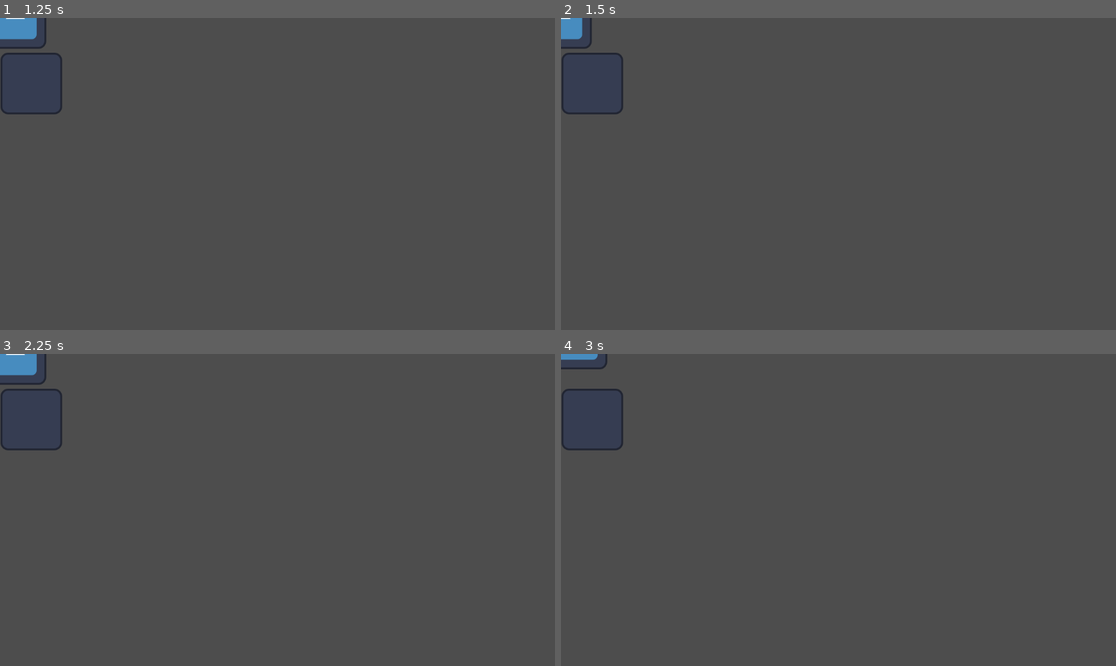
Above: before the commit, frames 1-4 (two rows, left to right).
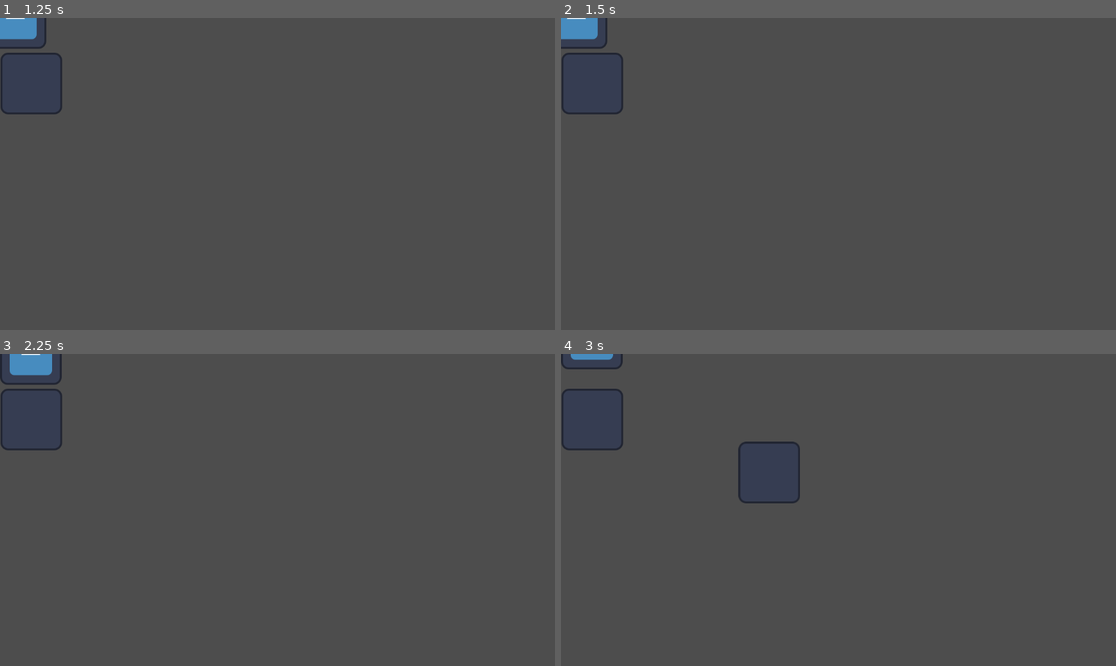
Above: after the commit, the same moments.

Repository: QtheBird/6desGameJamSABKA
Game: Godot game, scene res://levels/level1.tscn
The game is run twice, just before and just after one commit, with the same random seed, the same clock (stepped at 60 frames per second) and the same inputs. The engine's default icon, where the game draws it, is replaced by a stand-in: a white triangle on a blue panel in a dark square.
Inputs:
- Up to frame 1 (1.25 s): tap Enter at 0.5 s; hold Right (ui_right) from 0.53 s (still down)
- Up to frame 2 (1.5 s): tap Space at 1.25 s; release Right (ui_right) at 1.28 s; hold Down (ui_down) from 1.28 s (still down)
- Up to frame 3 (2.25 s): tap Enter at 2 s; release Down (ui_down) at 2.03 s; hold Right (ui_right) from 2.03 s (still down)
- Up to frame 4 (3 s): tap Space at 2.75 s; release Right (ui_right) at 2.78 s; hold Up (ui_up) from 2.78 s (still down)

Frame 1 is identical in both runs. In frame 2, 0.3% of the frame differs, in the area x 0-9%, y 0-10%; in frame 3, 0.4%; in frame 4, 0.5%, in the area x 0-44%, y 0-48%.

Commit message:
random obstacle placement

Diff:
--- a/instances/speler.gd
+++ b/instances/speler.gd
@@ -1,23 +1,44 @@
 extends CharacterBody2D
+var obstakelScene = preload("res://instances/obstakel.tscn")
 
 var currentPosition = Vector2(0,0)
 var previousPosition = Vector2(0,0)
 
 func _input(event):
 	if event.is_action_pressed("ui_right"):
+		previousPosition = currentPosition
 		currentPosition.x += 32
+		obstaclePlacer(currentPosition)
 	elif event.is_action_pressed("ui_left"):
-		currentPosition.x -= 32
+		previousPosition = currentPosition
+		currentPosition.x -= 64
+		obstaclePlacer(currentPosition)
 	elif event.is_action_pressed("ui_down"):
+		previousPosition = currentPosition
 		currentPosition.y += 32
+		obstaclePlacer(currentPosition)
 	elif event.is_action_pressed("ui_up"):
+		previousPosition = currentPosition
 		currentPosition.y -= 32
+		obstaclePlacer(currentPosition)
 
 	self.position = currentPosition
+
 
 # Als BOTSING:
 # 	speler moet terug naar vorige plaats
 
+func obstaclePlacer(playerPosition):
+	#elke keer de speler beweegt, kans om een obstakel te plaatsen
+	var hoek = randf_range(1,360)*PI/180
+
+	var richting = Vector2(0,0)
+	richting.x = playerPosition.x + cos(hoek)*randf_range(400,600)
+	richting.y = playerPosition.y + sin(hoek)*randf_range(400,600)
+
+	var nieuwObstakel = obstakelScene.instantiate()
+	get_parent().add_child(nieuwObstakel)
+	nieuwObstakel.position = richting
 
 func _on_area_2d_area_entered(area):
 	if area.get_parent() is Obstakel:
--- a/instances/speler.tscn
+++ b/instances/speler.tscn
@@ -24,4 +24,3 @@
 shape = SubResource("CircleShape2D_631rn")
 
 [connection signal="area_entered" from="Area2D" to="." method="_on_area_2d_area_entered"]
-[connection signal="body_entered" from="Area2D" to="." method="_on_area_2d_body_entered"]
--- a/project.godot
+++ b/project.godot
@@ -15,6 +15,14 @@
 config/features=PackedStringArray("4.2", "GL Compatibility")
 config/icon="res://icon.svg"
 
+[input]
+
+space={
+"deadzone": 0.5,
+"events": [Object(InputEventKey,"resource_local_to_scene":false,"resource_name":"","device":-1,"window_id":0,"alt_pressed":false,"shift_pressed":false,"ctrl_pressed":false,"meta_pressed":false,"pressed":false,"keycode":0,"physical_keycode":32,"key_label":0,"unicode":32,"echo":false,"script":null)
+]
+}
+
 [rendering]
 
 renderer/rendering_method="gl_compatibility"
